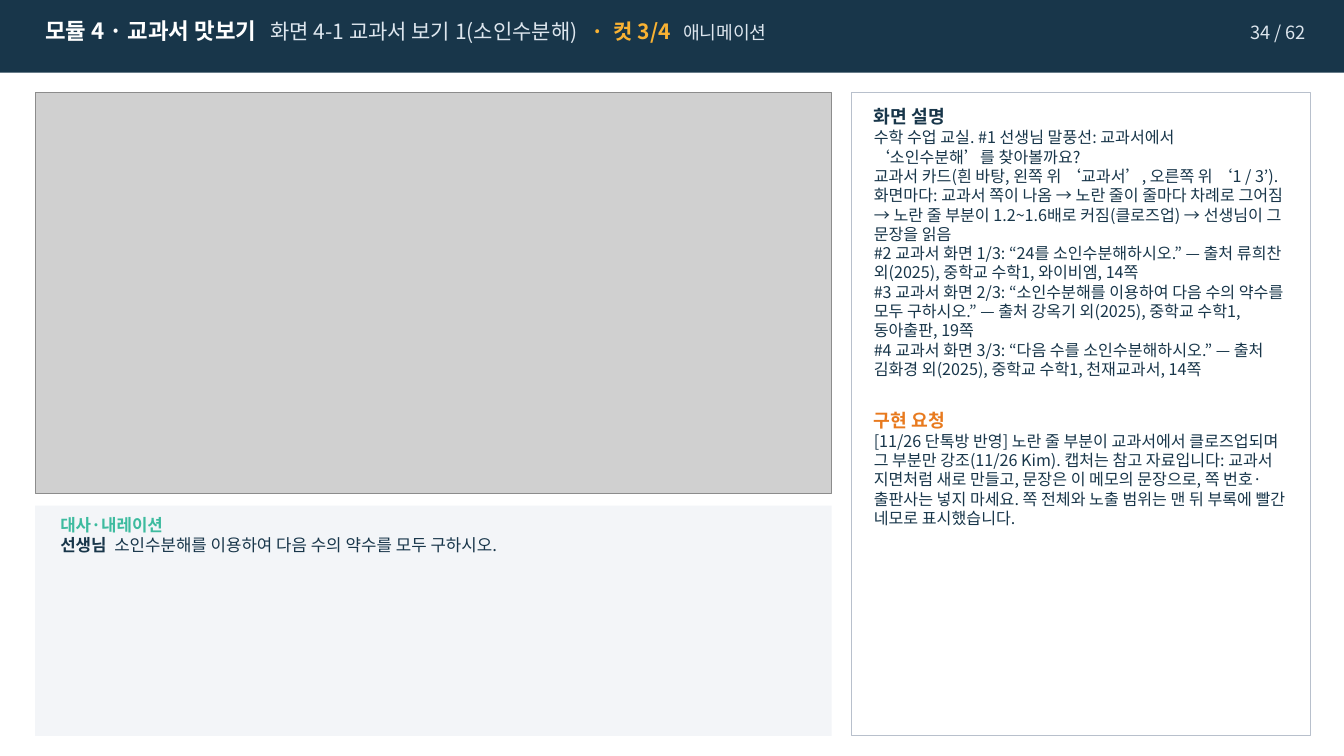
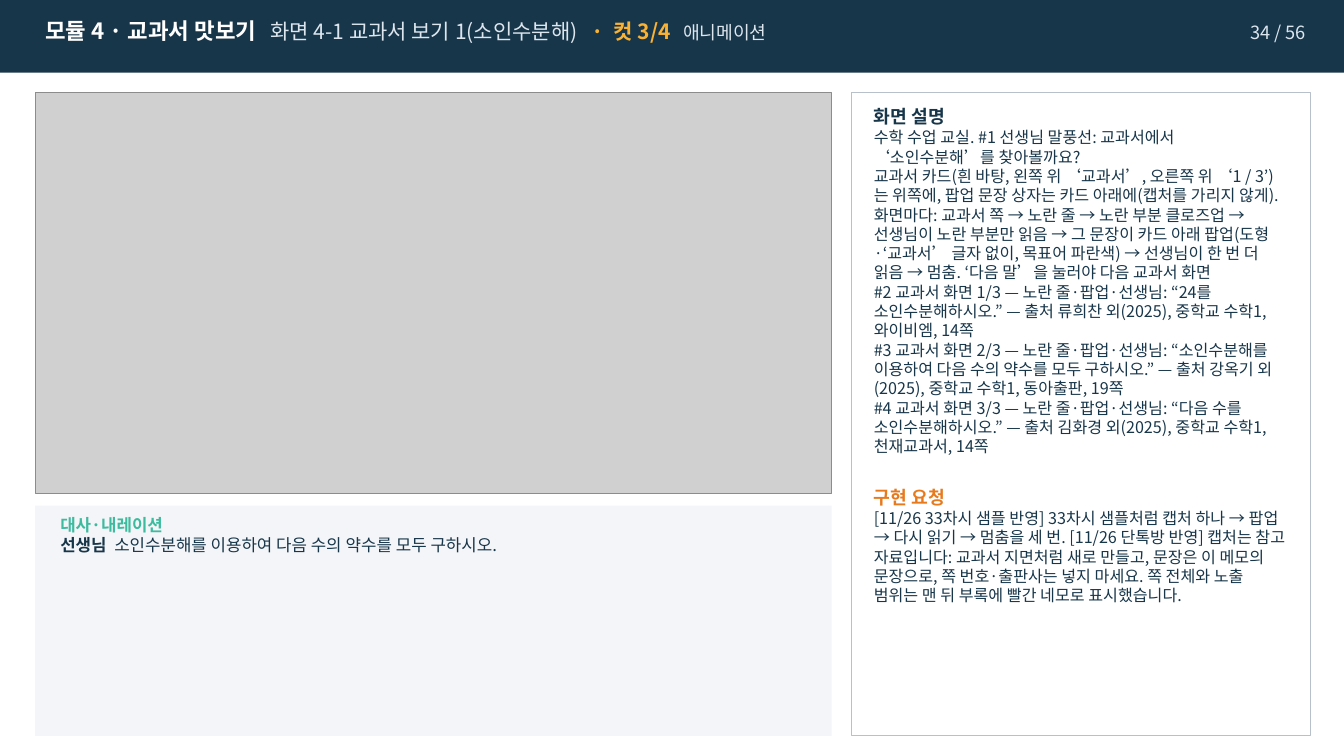
Before and after one commit to j333333766-hub/ksl-math-vocab-kit, a slide deck: slide 34 of 샘플/07차시_소인수분해_조창현_v7-1_스토리보드.pptx. Drawn at 1344x756 pixels with LibreOffice and Linux fonts; fonts in the diff are those of the drawing; grey boxes stand for pictures. Boxes give left, top, right and bottom in pixels: in the first picture for what was removed or moved away, otherwise in the second. Text is boxed around its words. In the diff, an @@ line names an element or a change of style, - is before the commit and + after.

```diff
--- a/샘플/07차시_소인수분해_조창현_v7-1_스토리보드.pptx
+++ b/샘플/07차시_소인수분해_조창현_v7-1_스토리보드.pptx
@@ text at (x1=1250, y1=25, x2=1305, y2=39): text changed @@
-34 / 62
+34 / 56
@@ text at (x1=874, y1=168, x2=1279, y2=455): text changed @@
-교과서 카드(흰 바탕, 왼쪽 위 ‘교과서’, 오른쪽 위 ‘1 / 3’). 화면마다: 교과서 쪽이 나옴 → 노란 줄이 줄마다 차례로 그어짐 → 노란 줄 부분이 1.2~1.6배로 커짐(클로즈업) → 선생님이 그 문장을 읽음
-#2 교과서 화면 1/3: “24를 소인수분해하시오.” — 출처 류희찬 외(2025), 중학교 수학1, 와이비엠, 14쪽
-#3 교과서 화면 2/3: “소인수분해를 이용하여 다음 수의 약수를 모두 구하시오.” — 출처 강옥기 외(2025), 중학교 수학1, 동아출판, 19쪽
-#4 교과서 화면 3/3: “다음 수를 소인수분해하시오.” — 출처 김화경 외(2025), 중학교 수학1, 천재교과서, 14쪽
+교과서 카드(흰 바탕, 왼쪽 위 ‘교과서’, 오른쪽 위 ‘1 / 3’)는 위쪽에, 팝업 문장 상자는 카드 아래에(캡처를 가리지 않게).
+화면마다: 교과서 쪽 → 노란 줄 → 노란 부분 클로즈업 → 선생님이 노란 부분만 읽음 → 그 문장이 카드 아래 팝업(도형·‘교과서’ 글자 없이, 목표어 파란색) → 선생님이 한 번 더 읽음 → 멈춤. ‘다음 말’을 눌러야 다음 교과서 화면
+#2 교과서 화면 1/3 — 노란 줄·팝업·선생님: “24를 소인수분해하시오.” — 출처 류희찬 외(2025), 중학교 수학1, 와이비엠, 14쪽
+#3 교과서 화면 2/3 — 노란 줄·팝업·선생님: “소인수분해를 이용하여 다음 수의 약수를 모두 구하시오.” — 출처 강옥기 외(2025), 중학교 수학1, 동아출판, 19쪽
+#4 교과서 화면 3/3 — 노란 줄·팝업·선생님: “다음 수를 소인수분해하시오.” — 출처 김화경 외(2025), 중학교 수학1, 천재교과서, 14쪽
@@ text at (x1=874, y1=510, x2=1285, y2=603): text changed @@
-[11/26 단톡방 반영] 노란 줄 부분이 교과서에서 클로즈업되며 그 부분만 강조(11/26 Kim). 캡처는 참고 자료입니다: 교과서 지면처럼 새로 만들고, 문장은 이 메모의 문장으로, 쪽 번호·출판사는 넣지 마세요. 쪽 전체와 노출 범위는 맨 뒤 부록에 빨간 네모로 표시했습니다.
+[11/26 33차시 샘플 반영] 33차시 샘플처럼 캡처 하나 → 팝업 → 다시 읽기 → 멈춤을 세 번. [11/26 단톡방 반영] 캡처는 참고 자료입니다: 교과서 지면처럼 새로 만들고, 문장은 이 메모의 문장으로, 쪽 번호·출판사는 넣지 마세요. 쪽 전체와 노출 범위는 맨 뒤 부록에 빨간 네모로 표시했습니다.
```
Also in this commit, not shown: 58 other slides changed, 7 slides removed, 10 other files.
